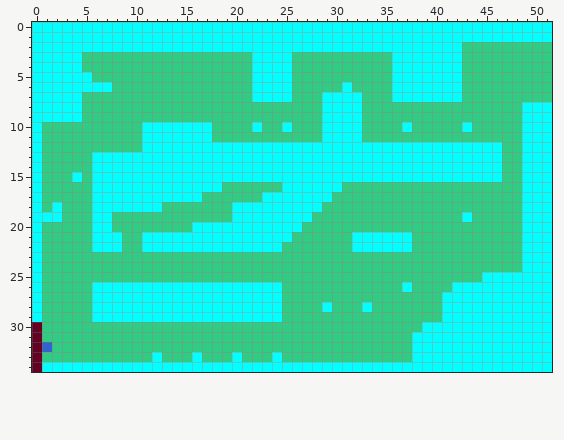
Edited in one commit: pixel-art sprite (src/main/resources/images/levels/level2_layer2.png). This is how it looked before the edit.
The file is 52x35 pixels. Colours within 5 levels of each other are drawn and written as one.
And afterwards:
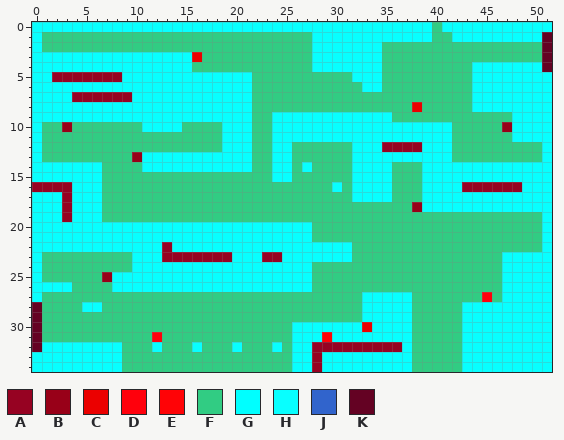
Palette (. is transparent): A #960222  B #980018  C #eb0000  D #ff000c  E #ff0306  F #31cc83  G #00ffff  H #08ffff  J #3164cc  K #640223
The edit:
Changed rows in their new state; - is an unchanged pixel.
first column x 0:
 0 HHHHHHHHHHHHHHHHHHHHHHHHHHHHHHHHHHHHHHHHFHHHHHHHHHHH
 1 HFFFFFFFFFFFFFFFFFFFFFFFFFFFHHHHHHHHHHHHFFHHHHHHHHHK
 2 HFFFFFFFFFFFFFFFFFFFFFFFFFFFHHHHHHHFFFFFFFF--------K
 3 HHHHHHHHHHHHHHHHC-----FFFF--HHHHHHH-FFFFFFF--------K
 4 HHHHHHHHHHHHHHHH------FFFF--HHHHHHH-FFFFFFF-HHHHHHHK
 5 HHAAAAAAAHHHHHHHHHHHHHFFFF------HHH-FFFFFFF-HHHHHHHH
 6 HHHHHHHHHHHHHHHHHHHHHHFFFF-----F-HH-FFFFFFF-HHHHHHHH
 7 HHHHAAAAAAHHHHHHHHHHHHFFFF---FFFF---FFFFFFF-HHHHHHHH
 8 HHHHHHHHHHHHHHHHHHHHHH-------FFFF-----C-----HHHHHHHH
 9 HHHHHHHHHHHHHHHHHHHHHH--HHHHHHHHHHHH------------HHHH
10 H--B-------HHHHFFF-HHHF-HHHHHHHHHHHHHHHHHH-F---BHHHH
11 H----------FFFFFFF-HHH--HHHHHHHHHHHHHHHHHH------HHHH
12 H----------FFFFFFFFHHHFFHHFFFFFFHHHAAAAHHHFFFFF--FFH
13 H-----FFFFBHHHHHHHHHHHFFHHFFFFFFHHHHHHHHHHFFFFF--FFH
14 HHHHHHHFFFFHHHHHHHHHHHFFHHFHFFFFHHHHFFFHHHHHHHHHHHHH
15 HHHHHHHFFFFFFFFFFFFFFFFFHHFFFFFFHHHHFFFHHHHHHHHHHHHH
16 AAAAHHHFFFFFFFFFFFF------FFFFFH-HHHH---HHHHAAAAAAHHH
17 HHHAHHHFFFFFFFFFF------FFFFFFF--HHHH---HHHHHHHHHHHHH
18 HHHAHHHFFFFFF-------FFFFFFFFF---------BHHHHHHHHHHHHH
19 HHHAHHHF------------FFFFFFFF---------------F-----FFH
20 HHHHHHHHHHHHHHHHHHHHHHHHHHHH---------------------FFH
21 HHHHHHHHHHHHHHHHHHHHHHHHHHHH----FFFFFF-----------FFH
22 HHHHHHHHHHHHHAHHHHHHHHHHHHHHHHHHFFFFFF-----------FFH
23 H---------HHHAAAAAAAHHHAAHHHHHHH---------------HHHHH
24 H---------HHHHHHHHHHHHHHHHHH-------------------HHHHH
25 H------BHHHHHHHHHHHHHHHHHHHH-----------------FFHHHHH
26 HHHH--FFHHHHHHHHHHHHHHHHHHHH---------F----FFFFFHHHHH
27 H-----FFFFFFFFFFFFFFFFFFF--------HHHHH---FFFFDFHHHHH
28 K----HHFFFFFFFFFFFFFFFFFF----F---HHHHH---FFHHHHHHHHH
29 K-----FFFFFFFFFFFFFFFFFFF--------HHHHH---FFHHHHHHHHH
30 --------------------------HHHHHHHCHHHH-FFFFHHHHHHHHH
31 ------------D-------------HHHEHHHHHHHHFFFFFHHHHHHHHH
32 -HHHHHHHH---H---H---H---H-HHAAAAAAAAAHFFFFFHHHHHHHHH
33 HHHHHHHHH---F---F---F---F-HHAHHHHHHHHHFFFFFHHHHHHHHH
34 HHHHHHHHHFFFFFFFFFFFFFFFFFHHAHHHHHHHHHFFFFFHHHHHHHHH
Boxes around the changes in both pictures, in picture pixels (x1, y1, x2, y2):
changed: (32, 22, 552, 372)
